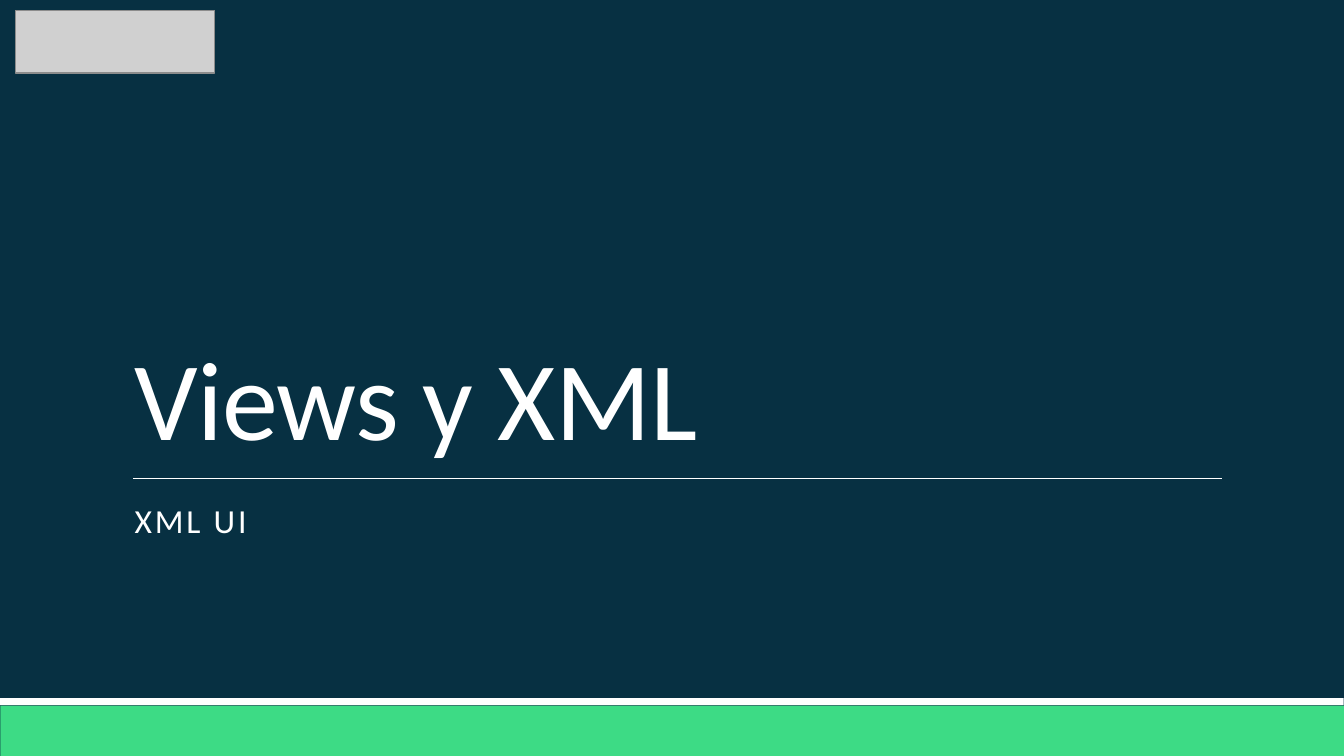
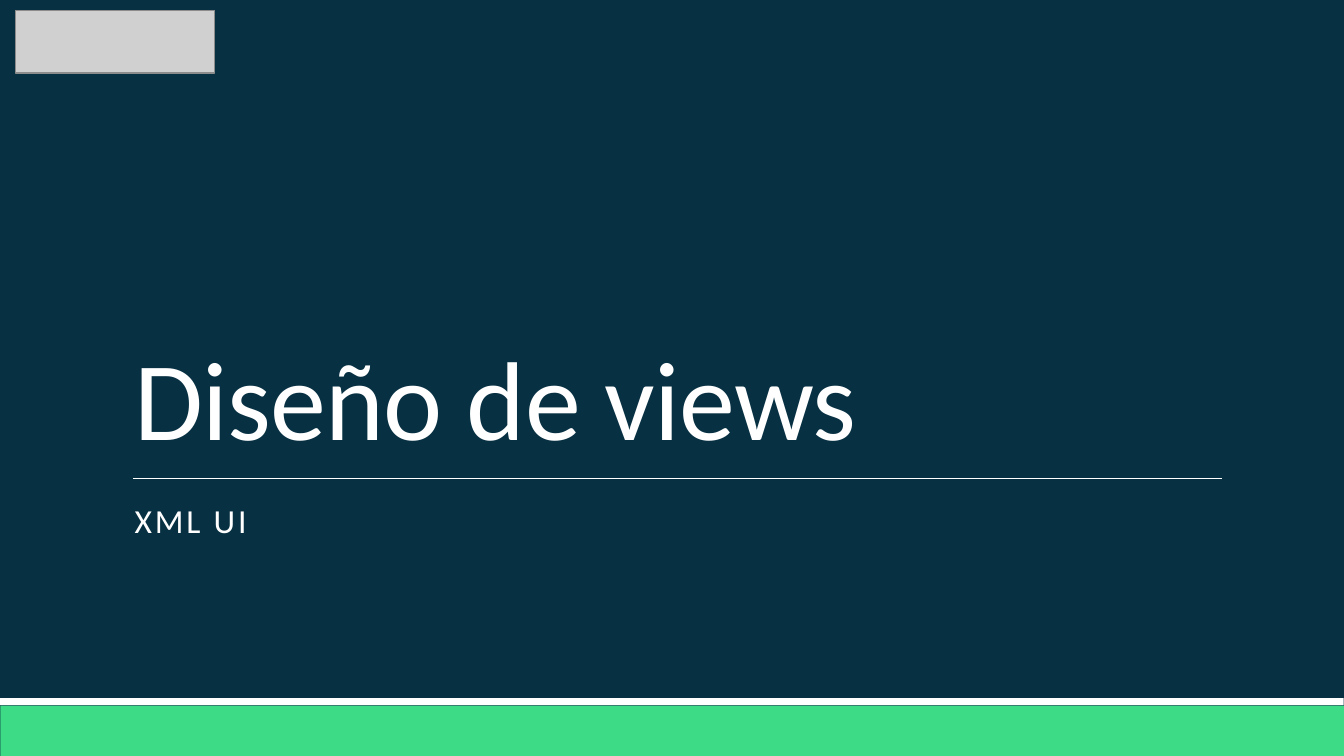
Before and after one commit to Domiciano/AppMoviles202, a slide deck: slide 38 of Semana 1/Clase 1 - Diagramación.pptx (slide 35 before the commit). Drawn at 1344x756 pixels with LibreOffice and Linux fonts; fonts in the diff are those of the drawing; grey boxes stand for pictures. Boxes give left, top, right and bottom in pixels: in the first picture for what was removed or moved away, otherwise in the second. Text is boxed around its words. In the diff, an @@ line names an element or a change of style, - is before the commit and + after.

```diff
--- a/Semana 1/Clase 1 - Diagramación.pptx
+++ b/Semana 1/Clase 1 - Diagramación.pptx
@@ title at [134,362,857,441]: text changed @@
-Views y XML
+Diseño de views
```
Also in this commit, not shown: 5 other slides changed, 19 slides added, 15 slides removed.
